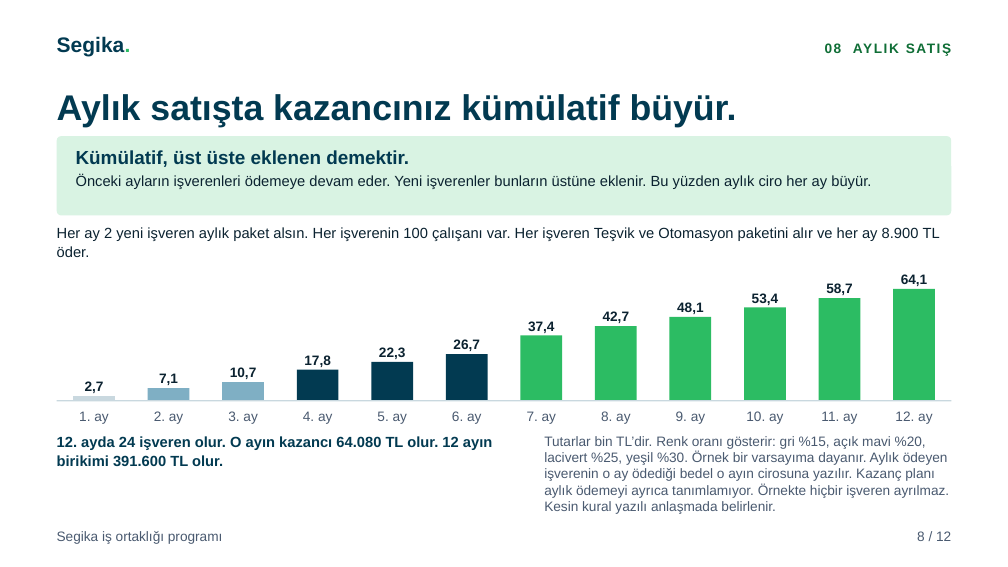
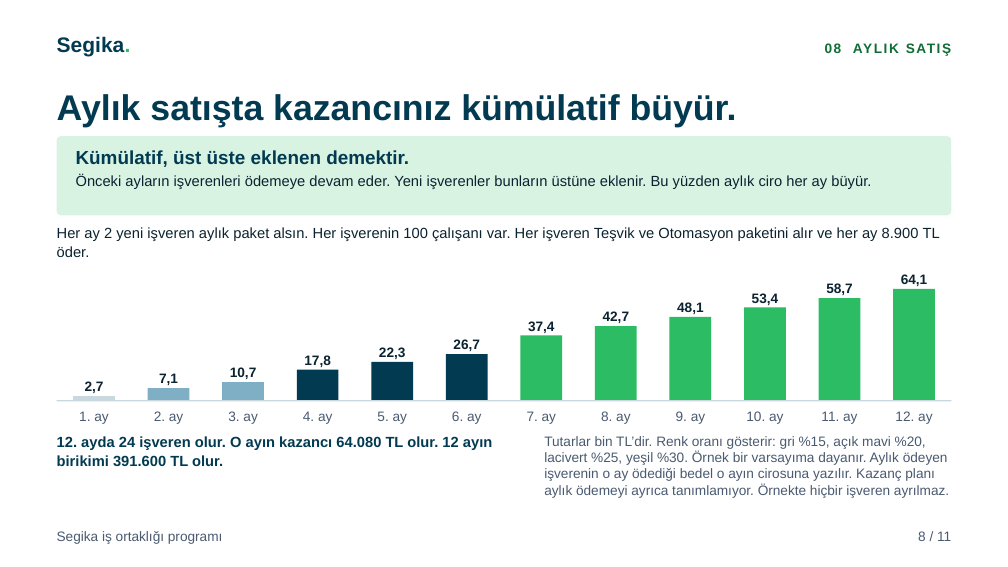
Before and after one commit to karacaismail/19ekim, a slide deck: slide 8 of public/indir/segika/segika-is-ortakligi-sunum.pptx. Drawn at 1008x567 pixels with LibreOffice and Linux fonts; fonts in the diff are those of the drawing. Boxes give left, top, right and bottom in pixels: in the first picture for what was removed or moved away, otherwise in the second. Text is boxed around its words. In the diff, an @@ line names an element or a change of style, - is before the commit and + after.

```diff
--- a/public/indir/segika/segika-is-ortakligi-sunum.pptx
+++ b/public/indir/segika/segika-is-ortakligi-sunum.pptx
@@ text at (544,436,949,498): text changed @@
-Tutarlar bin TL’dir. Renk oranı gösterir: gri %15, açık mavi %20, lacivert %25, yeşil %30. Örnek bir varsayıma dayanır. Aylık ödeyen işverenin o ay ödediği bedel o ayın cirosuna yazılır. Kazanç planı aylık ödemeyi ayrıca tanımlamıyor. Örnekte hiçbir işveren ayrılmaz. Kesin kural yazılı anlaşmada belirlenir.
+Tutarlar bin TL’dir. Renk oranı gösterir: gri %15, açık mavi %20, lacivert %25, yeşil %30. Örnek bir varsayıma dayanır. Aylık ödeyen işverenin o ay ödediği bedel o ayın cirosuna yazılır. Kazanç planı aylık ödemeyi ayrıca tanımlamıyor. Örnekte hiçbir işveren ayrılmaz.
@@ text at (918,531,951,541): text changed @@
-8 / 12
+8 / 11
```
Also in this commit, not shown: 9 other slides changed, 1 slide removed, 42 other files.
